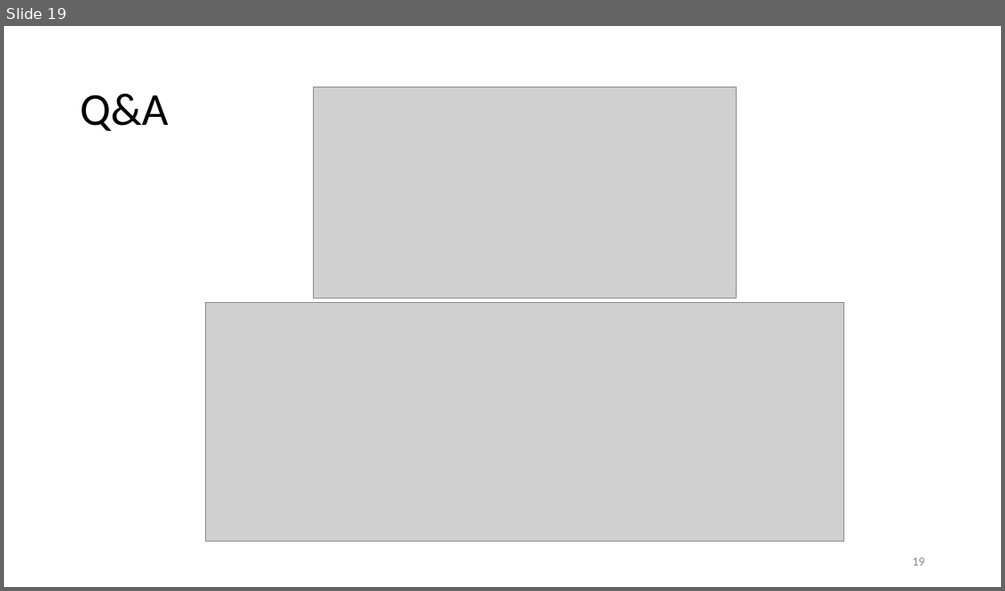
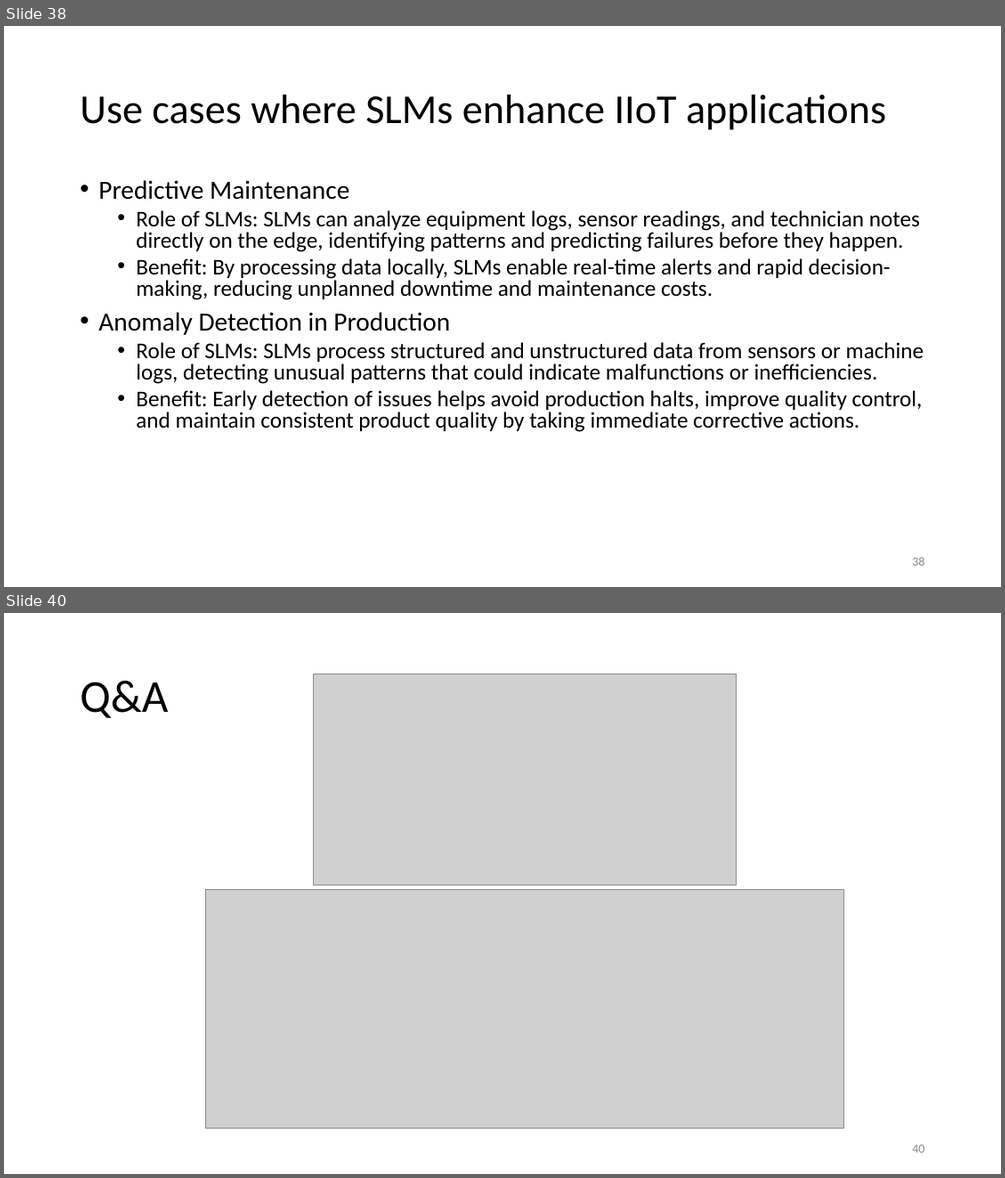
Before and after one commit to motazsaad/NLP-Seminar, a slide deck: slides/LLMs/Transfer learning (finetunning).pptx. Shown one above the other, each under a label of ours: slide 19 before the commit, slides 38 and 40 after it; the slides between them are not shown. The pictures are 1005x591 and 1005x1178 pixels, drawn with LibreOffice and Linux fonts; fonts in the diff are those of the drawing; grey boxes stand for pictures. Boxes give left, top, right and bottom in pixels: in the first picture for what was removed or moved away, otherwise in the second. Text is boxed around its words. In the diff, an @@ line names an element or a change of style, - is before the commit and + after.

```diff
--- a/slides/LLMs/Transfer learning (finetunning).pptx
+++ b/slides/LLMs/Transfer learning (finetunning).pptx
@@ slide 38 added at <box>4,26,1001,587</box>, background #FFFFFF @@
@@ title added at <box>80,95,886,130</box>, 39.6 pt, text #000000 @@
+Use cases where SLMs enhance IIoT applications
@@ text added at <box>98,180,924,432</box>, 21.6 pt, text #000000 @@
+• Predictive Maintenance
+  • Role of SLMs: SLMs can analyze equipment logs, sensor readings, and technician notes directly on the edge, identifying patterns and predicting failures before they happen.
+  • Benefit: By processing data locally, SLMs enable real-time alerts and rapid decision-making, reducing unplanned downtime and maintenance costs.
+• Anomaly Detection in Production
+  • Role of SLMs: SLMs process structured and unstructured data from sensors or machine logs, detecting unusual patterns that could indicate malfunctions or inefficiencies.
+  • Benefit: Early detection of issues helps avoid production halts, improve quality control, and maintain consistent product quality by taking immediate corrective actions.
@@ page number added at <box>912,556,924,565</box>, 12 pt, text #8C8C8C @@
+38
@@ what was slide 19 is now slide 40 @@
@@ page number at <box>912,1144,924,1152</box>: text changed @@
-19
+40
```
Also in this commit, not shown: 7 slides changed, 22 other slides added, 2 slides removed, 5 other files.
